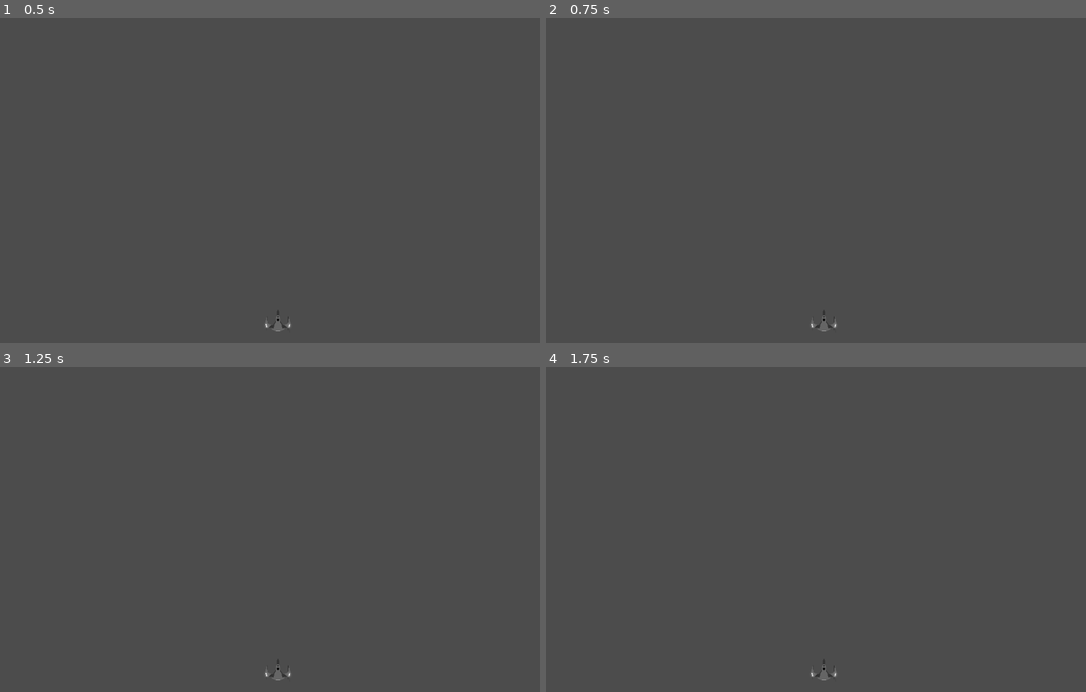
Above: before the commit, frames 1-4 (two rows, left to right).
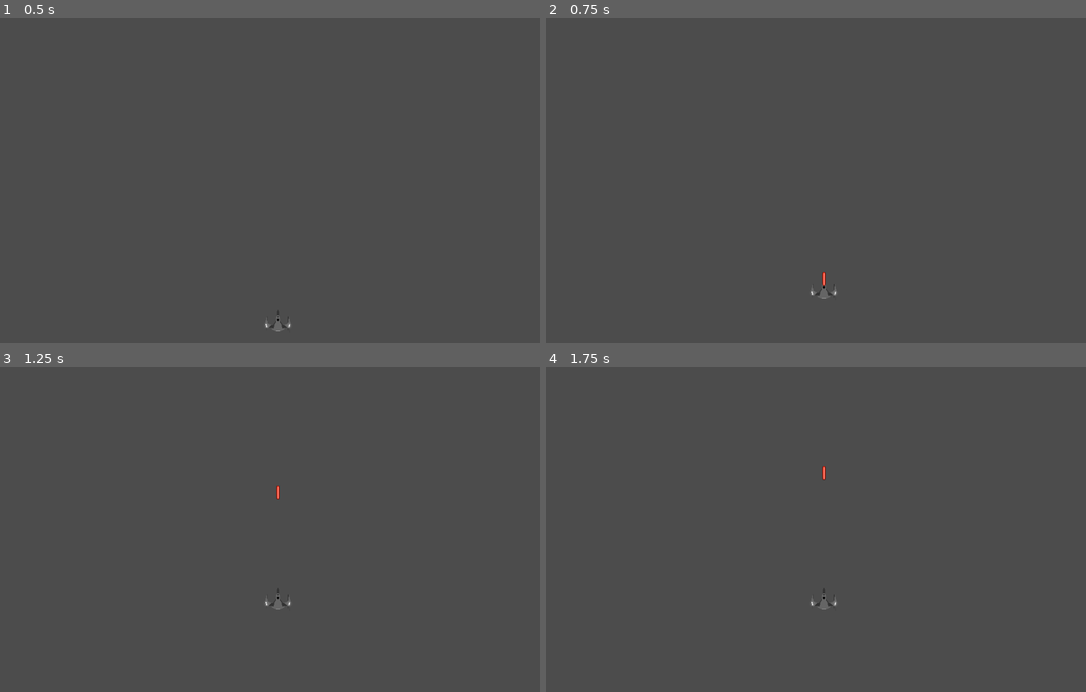
Above: after the commit, the same moments.

Repository: bstyn/SpaceShooter
Game: Godot game, scene res://src/nodes/MainScene.tscn
Two runs of this game, one before a commit and one after it. Both use one fixed random seed, a clock stepped at 60 frames per second and the inputs below.
Inputs (mouse positions are in pixels of both pictures, inside the frame that each line leads up to):
- Up to frame 1 (0.5 s): no input
- Up to frame 2 (0.75 s): tap Enter at 0.5 s; move the mouse to (794, 245) at 0.52 s; hold W (move_up) from 0.53 s (still down); tap Space (shoot) at 0.6 s; click (794, 245) at 0.67 s
- Up to frame 3 (1.25 s): keep holding W (move_up)
- Up to frame 4 (1.75 s): keep holding W (move_up); tap Space (shoot) at 1.25, 1.35 s; move the mouse to (988, 578) at 1.27 s

Frame 1 is identical in both runs. In frame 2, 0.2% of the frame differs, in the area x 49-54%, y 78-97%; in frame 3, 0.2%, in the area x 49-54%, y 36-97%; in frame 4, 0.2%.
Error before the commit: Parse Error: Can't preload resource at path: res://src/nodes/Laser_bullet.tscn (res://src/scripts/player/Player_spaceship.gd:30)

Commit message:
added shoting spam prevention logic / added basic health and destroy logic

Diff:
--- a/Project_Interceptor/src/scripts/player/Player_spaceship.gd
+++ b/Project_Interceptor/src/scripts/player/Player_spaceship.gd
@@ -5,6 +5,11 @@
 var speed : int = 300
 
 var vec : Vector2 = Vector2()
+
+var health = 3
+
+var can_fire = true
+
 
 onready var sprite : Sprite = get_node("Sprite")
 
@@ -21,13 +26,24 @@
 		vec.y += speed
 	if Input.is_action_pressed("move_up"):
 		vec.y -= speed
-	if Input.is_action_just_pressed("shoot"):
+	if can_fire and Input.is_action_just_pressed("shoot"):
+		can_fire = false
 		shoot()
 
 	move_and_slide(vec, Vector2.UP)
 
 func shoot():
-	var laser = preload("res://src/nodes/Laser_bullet.tscn")
+	var laser = preload("res://src/nodes/Player_laser_bullet.tscn")
 	var bullet = laser.instance()
 	bullet.position = Vector2(position.x, position.y)
 	get_parent().call_deferred("add_child", bullet)
+	yield(get_tree().create_timer(0.25), "timeout")
+	can_fire = true
+
+func _on_Area2D_area_entered(area):
+	if area.name == "enemy_laser_bullet_area":
+		area.get_parent().queue_free()
+		#health -= 1
+		if health == 0:
+			queue_free()
+	pass
